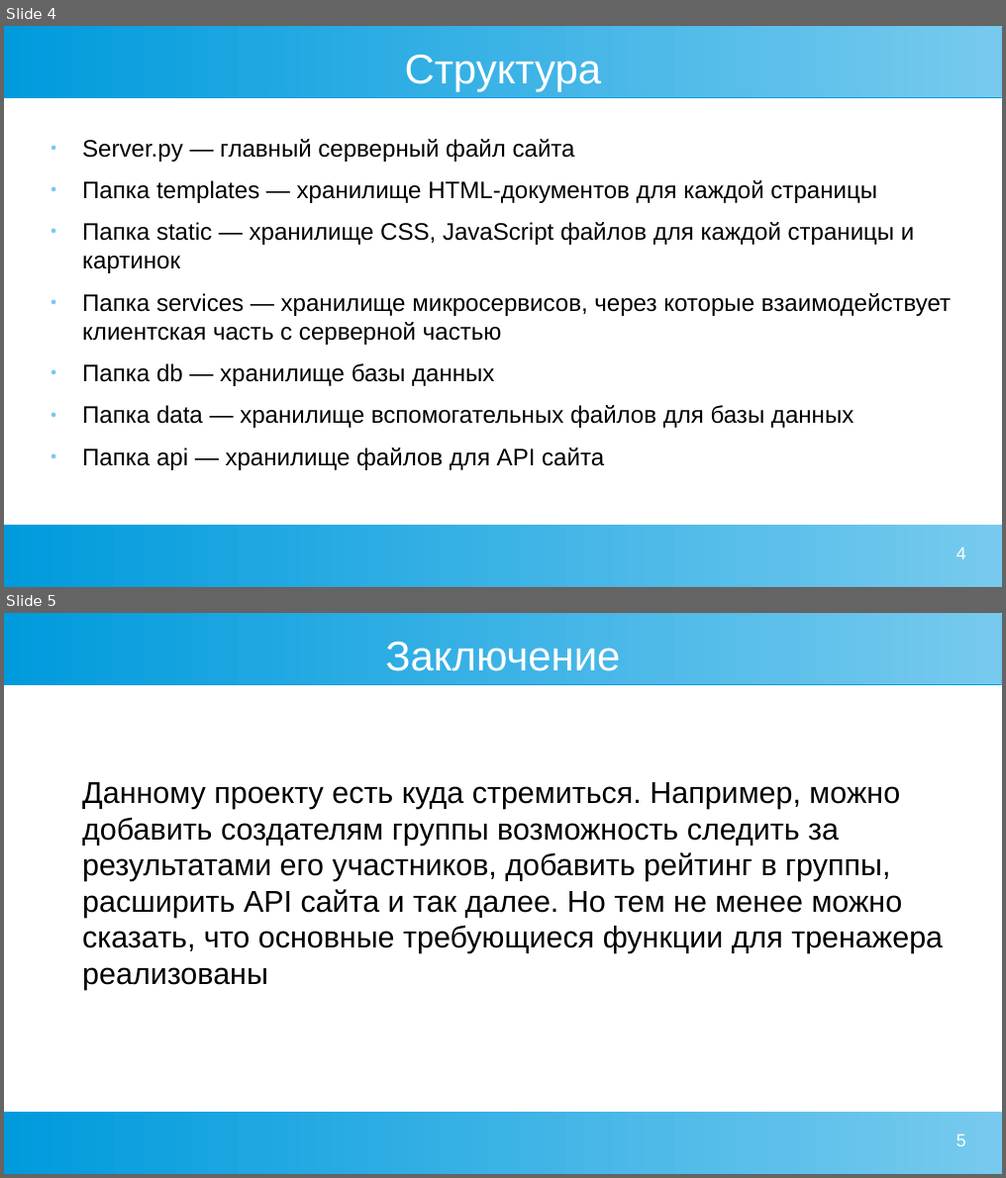
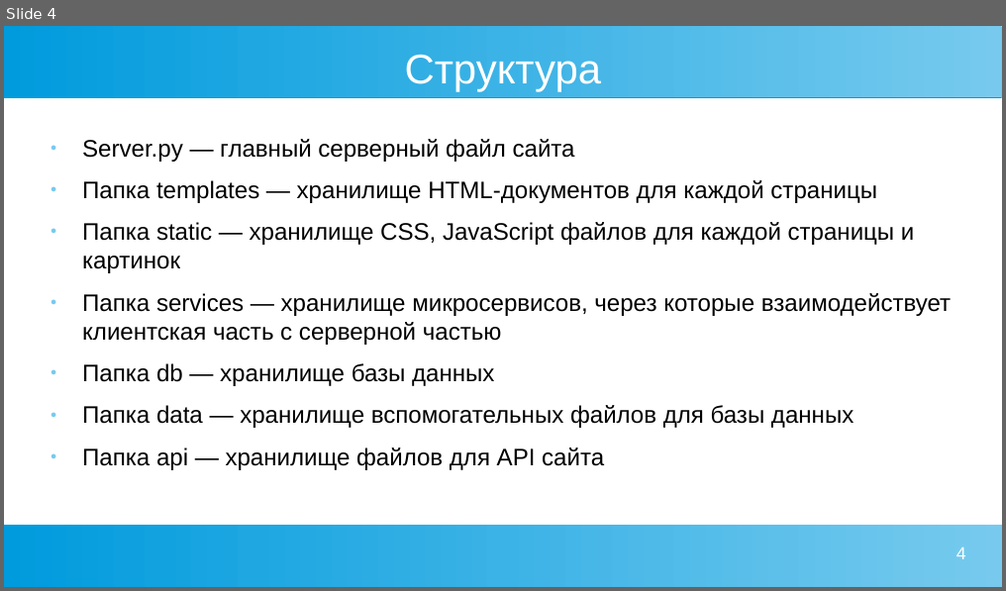
Before and after one commit to Stanislavsky2024/WebProject, a slide deck: Презентация Web.odp. Shown one above the other, each under a label of ours: slides 4 and 5 before the commit, slide 4 after it. The pictures are 1006x1178 and 1006x591 pixels, drawn with LibreOffice and Linux fonts; fonts in the diff are those of the drawing. Boxes give left, top, right and bottom in pixels: in the first picture for what was removed or moved away, otherwise in the second. Text is boxed around its words. In the diff, an @@ line names an element or a change of style, - is before the commit and + after.

```diff
--- a/Презентация Web.odp
+++ b/Презентация Web.odp
@@ slide 5 removed at [4,613,1002,1174], background #FFFFFF; not listed: 2 template elements that a slide beside it also shows @@
@@ title removed at [385,642,620,671] @@
-Заключение
@@ text removed at [82,782,943,990] @@
-Данному проекту есть куда стремиться. Например, можно добавить создателям группы возможность следить за результатами его участников, добавить рейтинг в группы, расширить API сайта и так далее. Но тем не менее можно сказать, что основные требующиеся функции для тренажера реализованы
@@ page number removed at [956,1135,966,1147] @@
-5
```
Also in this commit, not shown: 2 slides changed, 1 slide added, 9 other files.
